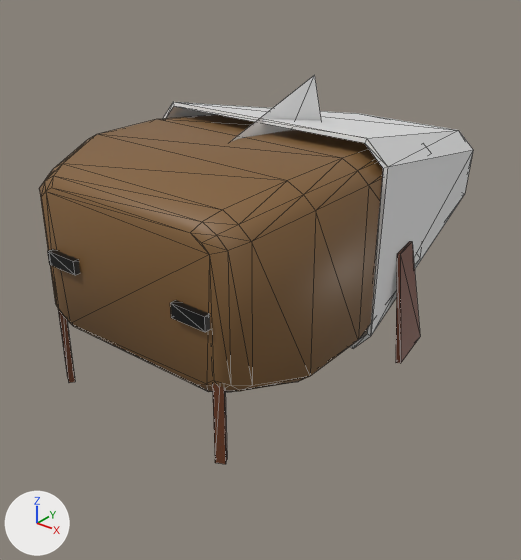
An edit to the glTF model 3d_models/placeholders/master.glb, drawn before and after from the same camera.
The view is the same before and after, from a 50 mm camera at (2.77, -4.28, 2.65) aimed at (-0.28, -0.46, 0.28). Arrows for +X, +Y and +Z are at lower left; the lights stay in place. The first picture is the older version. Mesh edges are drawn as thin lines. Where no turn or scale is listed for an object, it has been applied to the vertices. Vertices at exactly the same position are counted once.

Script lines for the objects in view, before the commit:
```python
ob_arms = bpy.data.objects.new('arms', me_plane_001)
ob_arms.location = (-0.888, -0.462, 0.473)
ob_barba = bpy.data.objects.new('barba', me_cube_003)
ob_barba.location = (0.643, -1.959, 0.405)
ob_barba.rotation_euler = (0.0, 0.0, -2.618)  # degrees (0, 0, -150)
ob_barba.scale = (-0.03, -0.02, -0.38)
ob_body = bpy.data.objects.new('body', me_cube)
ob_body.location = (0.0, 0.0, 0.93)
ob_clothes = bpy.data.objects.new('clothes', me_plane_006)
ob_clothes.location = (0.0, 0.175, 1.415)
ob_eyes = bpy.data.objects.new('eyes', me_cube_002)
ob_eyes.location = (0.517, -1.92, 0.916)
ob_hair = bpy.data.objects.new('hair', me_plane_005)
ob_hair.location = (0.02, -0.618, 1.345)
ob_hair.rotation_euler = (1.571, -0.303, 1.571)  # degrees (90, -17, 90)
ob_hair.scale = (0.47, 0.326, 0.483)
```
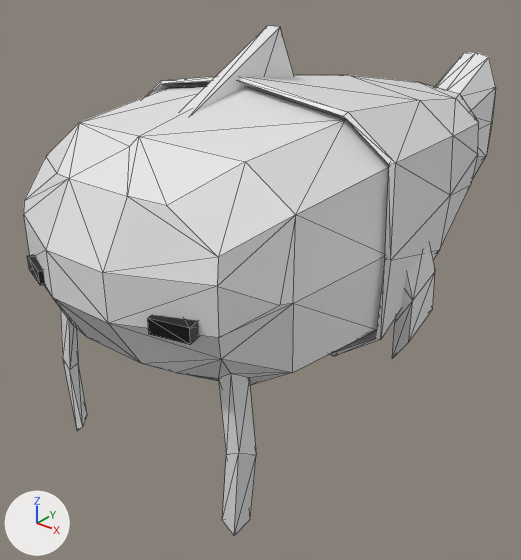
Location of each change, [x1, y1, x2, y2] in pixels of the pictures (521 x 560 px; the box of a moved part takes in the faces that stretch with it):
'Cube', added: after [24, 52, 496, 535]
'body', deleted (brown): before [39, 115, 383, 392]
'Cube.001', added: after [145, 75, 479, 356]
'clothes', deleted: before [163, 102, 473, 348]
'hair', reshaped, moved, turned: before [232, 75, 321, 141]; after [183, 26, 294, 113]
'eyes', reshaped, moved (6% wider, 8% taller): before [48, 249, 210, 332]; after [27, 254, 199, 344]
'arms', deleted (brown): before [396, 242, 420, 363]
'barba', deleted: before [58, 309, 227, 464]
    faces in mat_material_003 (brown #6e3d22): [212, 384, 227, 464]
    faces in mat_material_004 (brown #6e3d22): [58, 309, 75, 383]
part 1 of me_cube_002, moved or reshaped: before [170, 300, 210, 332]; after [148, 315, 199, 344]
part 2 of me_cube_002, moved or reshaped: before [48, 249, 80, 275]; after [27, 254, 45, 285]
part 3 of me_plane_005, added: after [183, 26, 279, 113]

The edits, one by one:
me_cube_002 is used by ob_eyes; location (0.517, -1.92, 0.916).
me_cube_002 had 16 vertices, 24 faces and spanned x -1.119..0.117, y -0.117..0.117, z -0.044..0.055.
me_cube_002 now has 16 vertices, 24 faces and spans x -1.154..0.141, y -0.124..0.179, z -0.044..0.055.
me_cube_002 part 1: the loose piece of 8 vertices spanning x -0.117..0.117, y -0.117..0.117, z -0.044..0.044 is turned 103.6 degrees about the z axis through its middle, then moved by (0.0, 0.031, 0.0).
me_cube_002 part 2: the loose piece of 8 vertices spanning x -1.119..-0.885, y -0.117..0.117, z -0.033..0.055 is turned -21.2 degrees about the z axis through its middle, then moved by (0.0, 0.027, 0.0).
me_plane_005 is used by ob_hair; location (0.02, -0.618, 1.345); rotation (1.571, -0.303, 1.571), in degrees (90, -17, 90); scale (0.47, 0.326, 0.483).
me_plane_005 had 4 vertices, 2 faces and spanned x -1.0..1.0, y -1.0..1.0, z 0.0.
me_plane_005 now has 8 vertices, 12 faces and spans x -1.0..1.0, y -1.0..1.0, z -0.2..0.0.
Part 3, on me_plane_005:
4 vertices are added at (-1.0, -1.0, -0.2), (1.0, -1.0, -0.2), (-1.0, 1.0, -0.2), (1.0, 1.0, -0.2).
10 new faces join them.
Mesh me_cube_005 is new.
It has 96 vertices, 192 faces and spans x -1.09..1.09, y -1.04..1.69, z -0.8..0.88.
Mesh me_cube_001 is new.
It has 144 vertices, 284 faces and spans x -1.09..1.08, y -2.28..2.42, z -1.55..0.82.
Object 'body' (ob_body) is deleted.
Object 'eyes' (ob_eyes) moves from (0.517, -1.92, 0.916) to (0.517, -2.112, 0.916).
Object 'barba' (ob_barba) is deleted.
Object 'arms' (ob_arms) is deleted.
Object 'hair' (ob_hair) moves from (0.02, -0.618, 1.345) to (0.02, -0.927, 1.629).
Object 'hair' (ob_hair) turns from (90, -17, 90) to (90, -26, 90) degrees about x, y and z.
Object 'clothes' (ob_clothes) is deleted.
Object 'Cube.001' (ob_cube_001) is new; it shows me_cube_005.
Its location is (-0.016, 0.0, 1.019).
Object 'Cube' (ob_cube) is new; it shows me_cube_001.
Its location is (-0.024, 0.0, 1.019).
